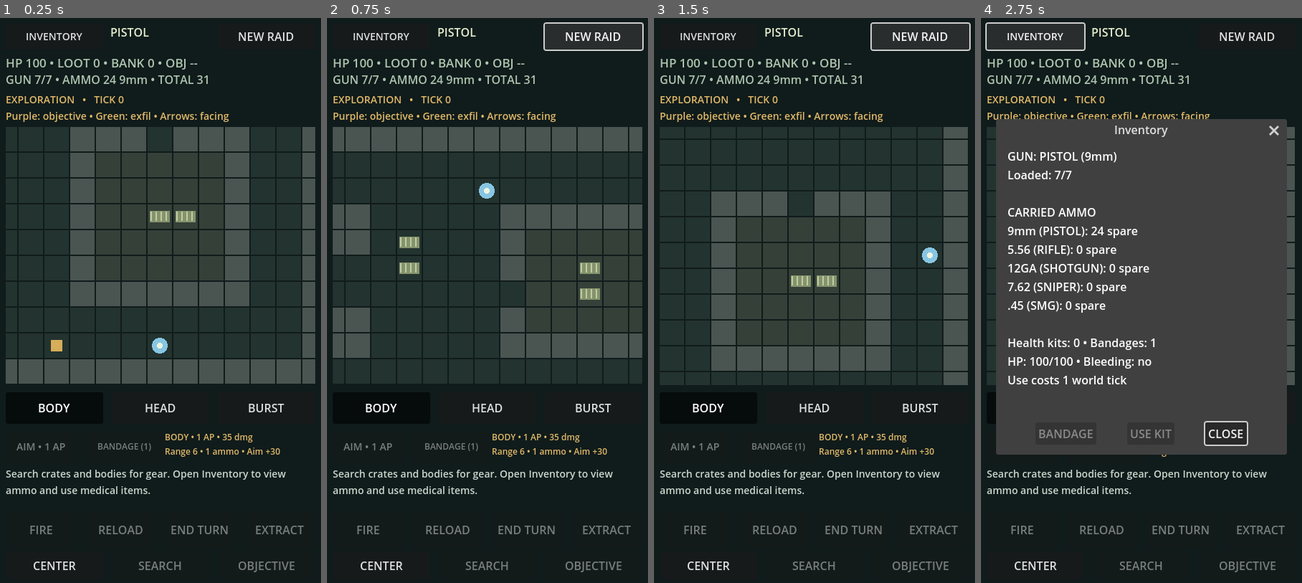
Above: before the commit, frames 1-4 (left to right).
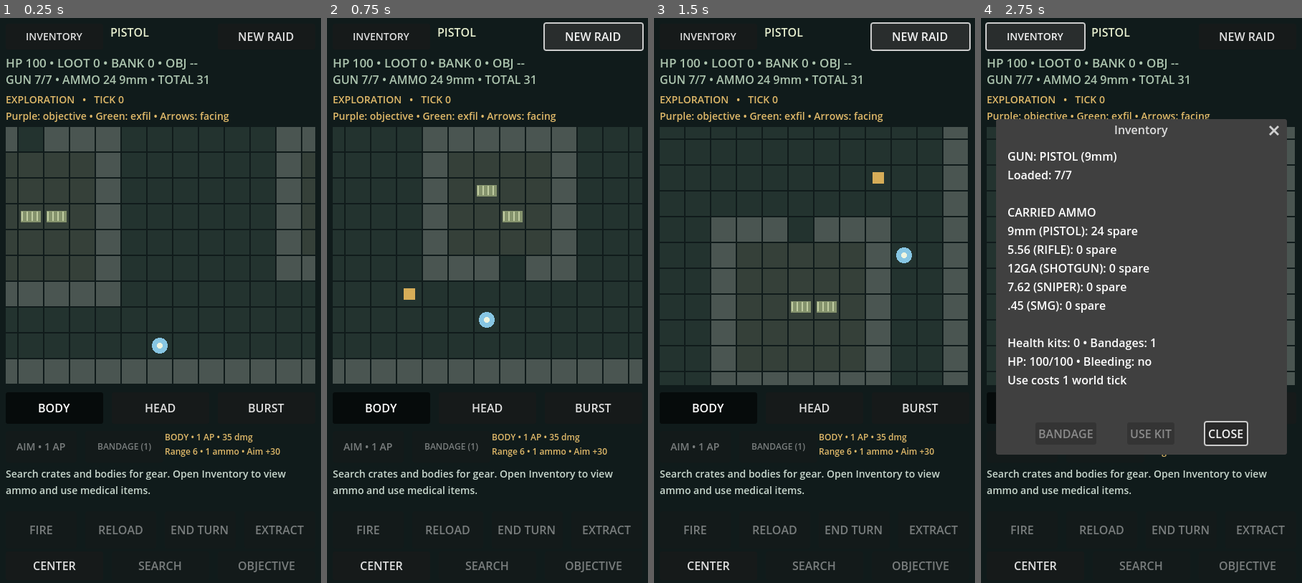
Above: after the commit, the same moments.

Repository: thenamelessguy77/TDExtract
Game: Godot game, scene res://main.tscn
Same seed, same stepped clock (60 frames per second), same inputs: the game is played once before the commit and once after it.
Inputs:
- Up to frame 1 (0.25 s): no input
- Up to frame 2 (0.75 s): click "NEW RAID" at 0.5 s
- Up to frame 3 (1.5 s): click "NEW RAID" at 1.25 s
- Up to frame 4 (2.75 s): click "INVENTORY" at 2 s

The runs differ from the first frame. In frame 1, 8.9% of the frame differs, in the area x 1-99%, y 19-61%; in frame 2, 15%, in the area x 1-99%, y 19-65%; in frame 3, 4.0%; in frame 4, nothing differs.

Commit message:
Expand map to 48x48 with proportionate district patrols and loot

Diff:
--- a/main.gd
+++ b/main.gd
@@ -1,9 +1,13 @@
 extends Control
 
-const MAP_SIZE = 24
+const MAP_SIZE = 48
+const DISTRICT_SIZE = 24
+const DISTRICT_OFFSETS = [Vector2i(0, 0), Vector2i(24, 0), Vector2i(0, 24), Vector2i(24, 24)]
 const EDGE_BAND = 2
-const BUILDINGS = [Rect2i(3, 14, 6, 6), Rect2i(14, 3, 7, 6), Rect2i(14, 14, 7, 7)]
-const DOORS = [Vector2i(6, 19), Vector2i(14, 6), Vector2i(17, 14)]
+const BASE_BUILDINGS = [Rect2i(3, 14, 6, 6), Rect2i(14, 3, 7, 6), Rect2i(14, 14, 7, 7)]
+const BASE_DOORS = [Vector2i(6, 19), Vector2i(14, 6), Vector2i(17, 14)]
+var BUILDINGS: Array[Rect2i] = []
+var DOORS: Array[Vector2i] = []
 var MAP: Array[String] = []
 const AP_PER_TURN = 4
 const AIM_BONUS = 30
@@ -25,9 +29,9 @@
 const MAX_HEALTH = 100
 const CRATE_HEALTH = 25
 const COVER_PENALTY = 25
-const RAID_LOOT_COUNT = 4
-const OBJECTIVE_MIN_DISTANCE = 8
-const RAID_ENEMY_COUNT = 6
+const RAID_LOOT_COUNT = 16
+const OBJECTIVE_MIN_DISTANCE = 16
+const RAID_ENEMY_COUNT = 24
 const CRATE_AMMO = 7
 const COMBAT_RELOAD_AP = 2
 const CELL = 36.0
@@ -277,10 +281,14 @@
 	objective_collected = false
 	enemies.clear()
 	for i in range(RAID_ENEMY_COUNT):
-		var pos = floor_tiles.pop_back()
-		while distance(pos, player) < 5:
-			floor_tiles.push_front(pos)
-			pos = floor_tiles.pop_back()
+		var pos = Vector2i.ZERO
+		for index in range(floor_tiles.size() - 1, -1, -1):
+			var candidate = floor_tiles[index]
+			if district_at(candidate) == i % DISTRICT_OFFSETS.size() and distance(candidate, player) >= 5:
+				pos = candidate
+				floor_tiles.remove_at(index)
+				break
+		assert(pos != Vector2i.ZERO, "Every district must have safe patrol spawn locations")
 		var gun = rng.randi_range(0, WEAPONS.size() - 1)
 		enemies.append({"pos": pos, "hp": 60, "facing": DIRS[rng.randi_range(0, 3)], "alerted": false, "last_seen": pos, "weapon_id": gun, "ammo_type": gun, "ammo": WEAPONS[gun].magazine, "reserve": rng.randi_range(0, WEAPONS[gun].magazine), "gun_available": true})
 	loot.clear()
@@ -292,10 +300,17 @@
 		else:
 			outdoor.append(tile)
 	for i in range(RAID_LOOT_COUNT):
-		var pool = indoor if i < RAID_LOOT_COUNT - 1 else outdoor
+		var pool = indoor if i < RAID_LOOT_COUNT * 3 / 4 else outdoor
+		var pos = Vector2i.ZERO
+		for index in range(pool.size() - 1, -1, -1):
+			if district_at(pool[index]) == i % DISTRICT_OFFSETS.size():
+				pos = pool[index]
+				pool.remove_at(index)
+				break
+		assert(pos != Vector2i.ZERO, "Each district needs indoor and outdoor loot positions")
 		var kind = rng.randi_range(0, 3)
 		var gun = rng.randi_range(1, WEAPONS.size() - 1) if kind == 2 else -1
-		loot.append({"pos": pool.pop_back(), "kind": kind, "ammo_type": rng.randi_range(0, WEAPONS.size() - 1) if kind == 0 else -1, "weapon_id": gun, "ammo": rng.randi_range(0, WEAPONS[gun].magazine) if gun >= 0 else 0, "gun_available": kind == 2, "searched": false})
+		loot.append({"pos": pos, "kind": kind, "ammo_type": rng.randi_range(0, WEAPONS.size() - 1) if kind == 0 else -1, "weapon_id": gun, "ammo": rng.randi_range(0, WEAPONS[gun].magazine) if gun >= 0 else 0, "gun_available": kind == 2, "searched": false})
 	hp = MAX_HEALTH
 	bleeding = false
 	bandages = 1
@@ -879,8 +894,10 @@
 	draw_rect(Rect2(Vector2.ZERO, size), Color("101b1b"))
 
 func draw_map(canvas: Control):
-	for y in range(MAP.size()):
-		for x in range(MAP[0].length()):
+	var first = Vector2i(camera / CELL)
+	var last = Vector2i((camera + MAP_VIEW_SIZE) / CELL) + Vector2i.ONE
+	for y in range(maxi(0, first.y), mini(MAP.size(), last.y)):
+		for x in range(maxi(0, first.x), mini(MAP[0].length(), last.x)):
 			var p = Vector2i(x, y)
 			var rect = Rect2(map_point(p), Vector2.ONE * (CELL - 2))
 			canvas.draw_rect(rect, Color("4a5551") if blocks_sight(p) else (Color("354039") if is_indoors(p) else Color("23332f")))
@@ -932,7 +949,16 @@
 			var tangent = Vector2(-normal.y, normal.x)
 			canvas.draw_line(center + normal * 15 - tangent * 9, center + normal * 15 + tangent * 9, color, 3)
 
+func district_at(p: Vector2i) -> int:
+	return floori(float(p.x) / DISTRICT_SIZE) + floori(float(p.y) / DISTRICT_SIZE) * 2
+
 func build_map():
+	BUILDINGS.clear()
+	DOORS.clear()
+	for offset in DISTRICT_OFFSETS:
+		for i in range(BASE_BUILDINGS.size()):
+			BUILDINGS.append(Rect2i(BASE_BUILDINGS[i].position + offset, BASE_BUILDINGS[i].size))
+			DOORS.append(BASE_DOORS[i] + offset)
 	var rows: Array[String] = []
 	for y in range(MAP_SIZE):
 		var row = ""
@@ -940,10 +966,11 @@
 			row += "#" if x == 0 or y == 0 or x == MAP_SIZE - 1 or y == MAP_SIZE - 1 else "."
 		rows.append(row)
 	MAP = rows
-	for block in [Rect2i(3, 2, 2, 2), Rect2i(7, 3, 2, 2), Rect2i(3, 6, 2, 2), Rect2i(7, 7, 2, 2)]:
-		for y in range(block.position.y, block.end.y):
-			for x in range(block.position.x, block.end.x):
-				set_tile(Vector2i(x, y), "#")
+	for offset in DISTRICT_OFFSETS:
+		for block in [Rect2i(3, 2, 2, 2), Rect2i(7, 3, 2, 2), Rect2i(3, 6, 2, 2), Rect2i(7, 7, 2, 2)]:
+			for y in range(block.position.y, block.end.y):
+				for x in range(block.position.x, block.end.x):
+					set_tile(Vector2i(x, y) + offset, "#")
 	for i in range(BUILDINGS.size()):
 		var room = BUILDINGS[i]
 		for y in range(room.position.y, room.end.y):
@@ -951,12 +978,14 @@
 				if x == room.position.x or x == room.end.x - 1 or y == room.position.y or y == room.end.y - 1:
 					set_tile(Vector2i(x, y), "#")
 		set_tile(DOORS[i], ".")
-	for p in [Vector2i(3, 9), Vector2i(4, 9), Vector2i(10, 4), Vector2i(10, 5), Vector2i(10, 10), Vector2i(11, 10), Vector2i(4, 12), Vector2i(5, 12), Vector2i(5, 16), Vector2i(6, 17), Vector2i(17, 5), Vector2i(17, 6), Vector2i(17, 17), Vector2i(18, 17)]:
-		assert(walkable(p))
-		for y in range(-1, 2):
-			for x in range(-1, 2):
-				assert(not blocks_sight(p + Vector2i(x, y)), "Low cover must have a floor-tile gap from full walls, including diagonals")
-		set_tile(p, "=")
+	for offset in DISTRICT_OFFSETS:
+		for local_tile in [Vector2i(3, 9), Vector2i(4, 9), Vector2i(10, 4), Vector2i(10, 5), Vector2i(10, 10), Vector2i(11, 10), Vector2i(4, 12), Vector2i(5, 12), Vector2i(5, 16), Vector2i(6, 17), Vector2i(17, 5), Vector2i(17, 6), Vector2i(17, 17), Vector2i(18, 17)]:
+			var p = local_tile + offset
+			assert(walkable(p))
+			for y in range(-1, 2):
+				for x in range(-1, 2):
+					assert(not blocks_sight(p + Vector2i(x, y)), "Low cover must have a floor-tile gap from full walls, including diagonals")
+			set_tile(p, "=")
 
 func set_tile(p: Vector2i, value: String):
 	MAP[p.y] = MAP[p.y].substr(0, p.x) + value + MAP[p.y].substr(p.x + 1)
--- a/tests/smoke.gd
+++ b/tests/smoke.gd
@@ -13,7 +13,7 @@
 	game.rng.seed = 77
 	game.new_raid()
 	assert(game.distance(game.player, game.exfil) >= 8)
-	assert(game.enemies.size() == 6 and game.loot.size() == 4)
+	assert(game.enemies.size() == 24 and game.loot.size() == 16)
 	var cells = [game.player, game.exfil, game.objective]
 	for e in game.enemies:
 		assert(game.walkable(e.pos) and not cells.has(e.pos))
@@ -267,9 +267,9 @@
 		assert(game.distance(game.player, game.objective) >= 8)
 		assert(game.is_outskirts(game.player) and not game.is_indoors(game.player))
 		assert(game.is_outskirts(game.exfil) and not game.is_indoors(game.exfil))
-		assert(game.enemies.size() == 6)
+		assert(game.enemies.size() == 24)
 		assert(game.objective != game.exfil and game.walkable(game.objective) and game.is_indoors(game.objective))
-		assert(game.loot.size() == 4 and not game.objective_collected)
+		assert(game.loot.size() == 16 and not game.objective_collected)
 		objective_locations[game.objective] = true
 		for e in game.enemies:
 			assert(game.DIRS.has(e.facing) and e.pos != game.objective)
@@ -319,12 +319,12 @@
 	game.player = Vector2i(13, 4)
 	guard = {"pos": Vector2i(15, 4), "hp": 60, "facing": Vector2i.LEFT}
 	assert(not game.enemy_can_see_player(guard), "Full walls still block facing-based detection")
-	print("PASS: distant randomized objective, locked extraction, objective pickup, four varied crates, directional sight, player visibility, patrol facing, low/full cover detection")
+	print("PASS: distant randomized objective, locked extraction, objective pickup, sixteen varied crates, directional sight, player visibility, patrol facing, low/full cover detection")
 	return true
 
 func test_map_and_bodies(game) -> bool:
 	game.new_raid()
-	assert(game.MAP.size() == 24 and game.MAP[0].length() == 24)
+	assert(game.MAP.size() == 48 and game.MAP[0].length() == 48)
 	for y in range(24):
 		for x in range(24):
 			var p = Vector2i(x, y)
@@ -350,7 +350,16 @@
 		var indoor_count = 0
 		for crate in game.loot:
 			indoor_count += int(game.is_indoors(crate.pos))
-		assert(indoor_count == 3)
+		assert(indoor_count == 12)
+		var guards_per_district = [0, 0, 0, 0]
+		var crates_per_district = [0, 0, 0, 0]
+		for guard in game.enemies:
+			guards_per_district[game.district_at(guard.pos)] += 1
+			assert(game.distance(guard.pos, game.player) >= 5)
+		for crate in game.loot:
+			crates_per_district[game.district_at(crate.pos)] += 1
+		assert(guards_per_district == [6, 6, 6, 6] and crates_per_district == [4, 4, 4, 4], "Patrols and loot must span every district")
+		assert(game.BUILDINGS.size() == 12 and game.distance(game.player, game.objective) >= 16)
 	game.enemies.clear()
 	game.player = Vector2i(1, 1)
 	game.enemies.append({"pos": Vector2i(2, 1), "hp": 0, "loot_kind": 0, "searched": false})
@@ -387,11 +396,14 @@
 	assert(game.distance(previous, game.enemies[1].pos) == 1, "A body search advances patrols once")
 	game.camera = Vector2(-999, 9999)
 	game.clamp_camera()
-	assert(game.camera == Vector2(0, 504))
+	assert(game.camera == Vector2(0, game.MAP_SIZE * game.CELL - game.MAP_VIEW_SIZE.y))
+	game.camera = Vector2(9999, -999)
+	game.clamp_camera()
+	assert(game.camera == Vector2(game.MAP_SIZE * game.CELL - game.MAP_VIEW_SIZE.x, 0))
 	game.player = Vector2i(20, 20)
 	game.center_player()
 	assert(Rect2(game.camera, game.MAP_VIEW_SIZE).has_point(Vector2(game.player) * game.CELL))
-	print("PASS: 24x24 map, cover gaps including diagonals, single building entrances, accessible interiors, indoor loot bias, body search timing/AP/rewards/patrols, no duplicate or remote search, camera bounds")
+	print("PASS: 48x48 map, cover gaps including diagonals, single building entrances, accessible interiors, indoor loot bias, body search timing/AP/rewards/patrols, no duplicate or remote search, camera bounds")
 	return true
 
 func test_objective_visibility(game) -> bool:
Not shown, changed: DESIGN.md
Not shown, changed: README.md
